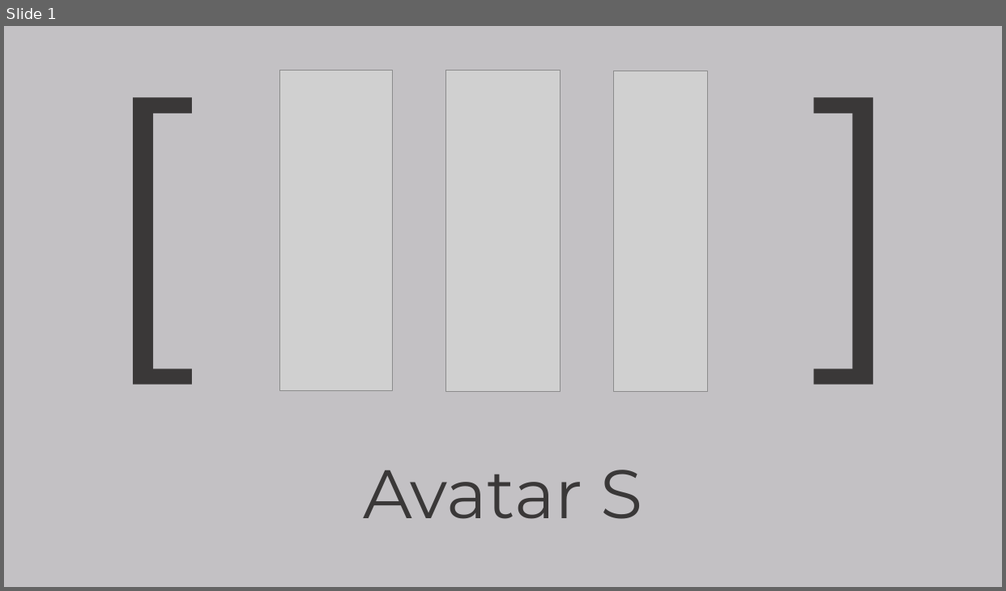
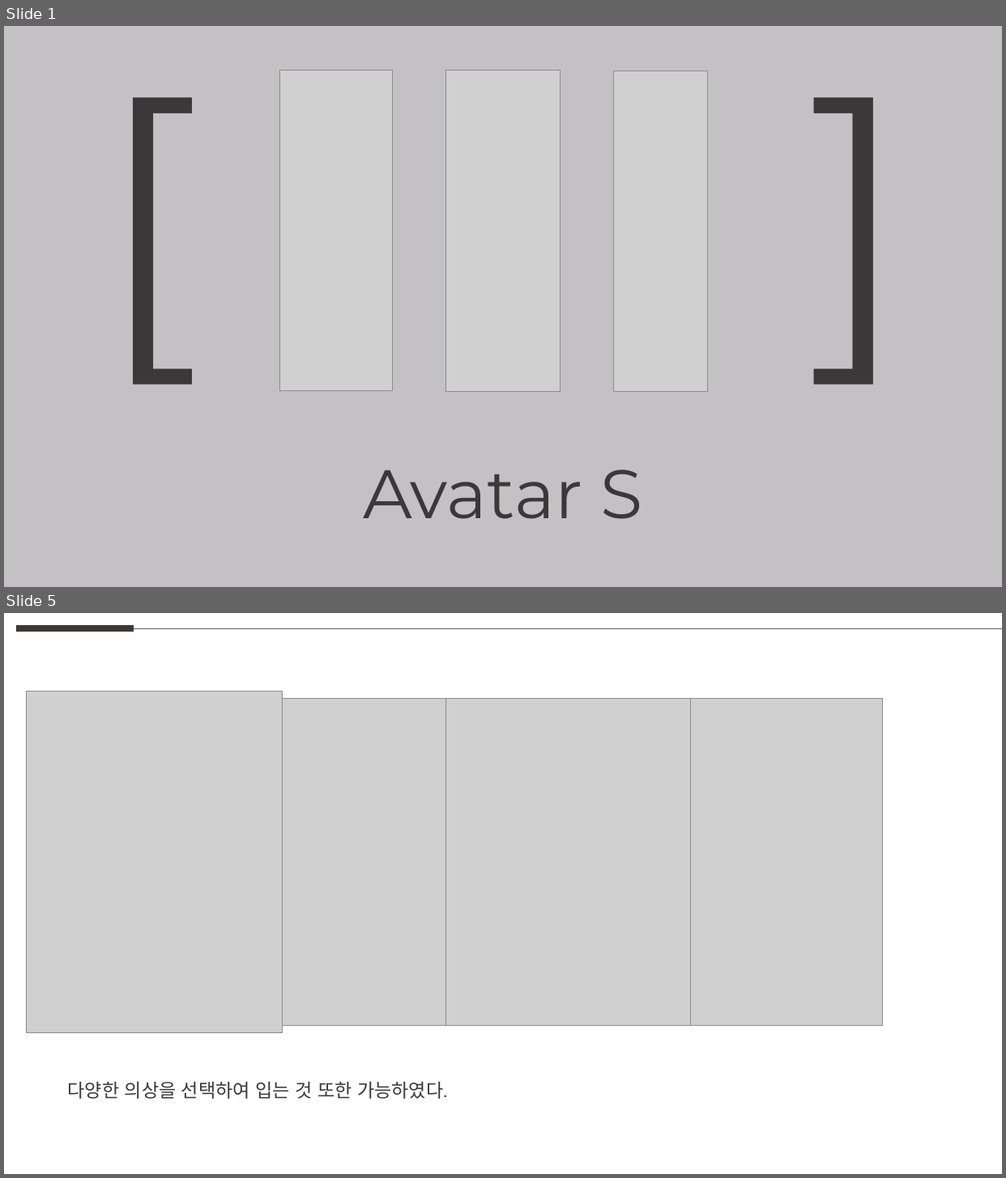
Before and after one commit to weaknessHero/Project_AvatarS, a slide deck: 발표자료/업데이트/LJHPPT.pptx. Shown one above the other, each under a label of ours: slide 1 before the commit, slides 1 and 5 after it; the slides between them are not shown. The pictures are 1006x591 and 1006x1178 pixels, drawn with LibreOffice and Linux fonts; fonts in the diff are those of the drawing; grey boxes stand for pictures. Boxes give left, top, right and bottom in pixels: in the first picture for what was removed or moved away, otherwise in the second. Text is boxed around its words. In the diff, an @@ line names an element or a change of style, - is before the commit and + after.

```diff
--- a/발표자료/업데이트/LJHPPT.pptx
+++ b/발표자료/업데이트/LJHPPT.pptx
@@ slide 5 added at bbox=[4, 613, 1002, 1174], background #FFFFFF @@
@@ line added from (17, 628) to (134, 628), #3D3A35 6 pt @@
@@ line added from (134, 628) to (1002, 628), #5F5F5D 0.5 pt @@
@@ picture added at bbox=[27, 692, 283, 1033] @@
@@ picture added at bbox=[236, 699, 482, 1026] @@
@@ picture added at bbox=[445, 699, 691, 1026] @@
@@ picture added at bbox=[638, 699, 883, 1026] @@
@@ text added at bbox=[68, 1082, 447, 1099], 18 pt, text #3A3838 @@
+다양한 의상을 선택하여 입는 것 또한 가능하였다.
```
Also in this commit, not shown: 3 other slides added, 2 slides removed.
